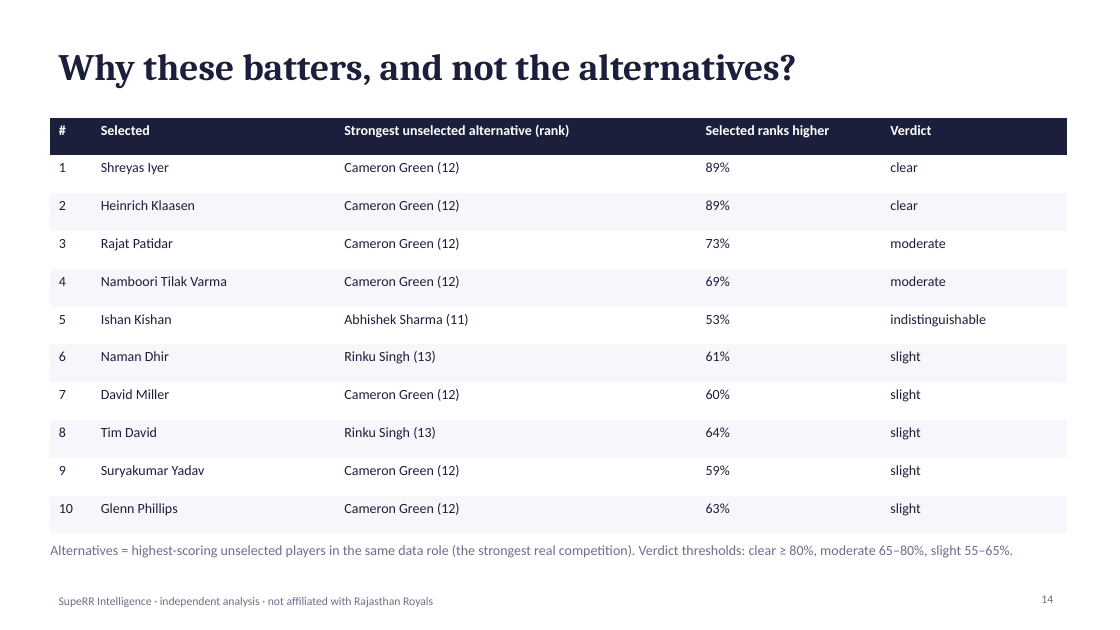
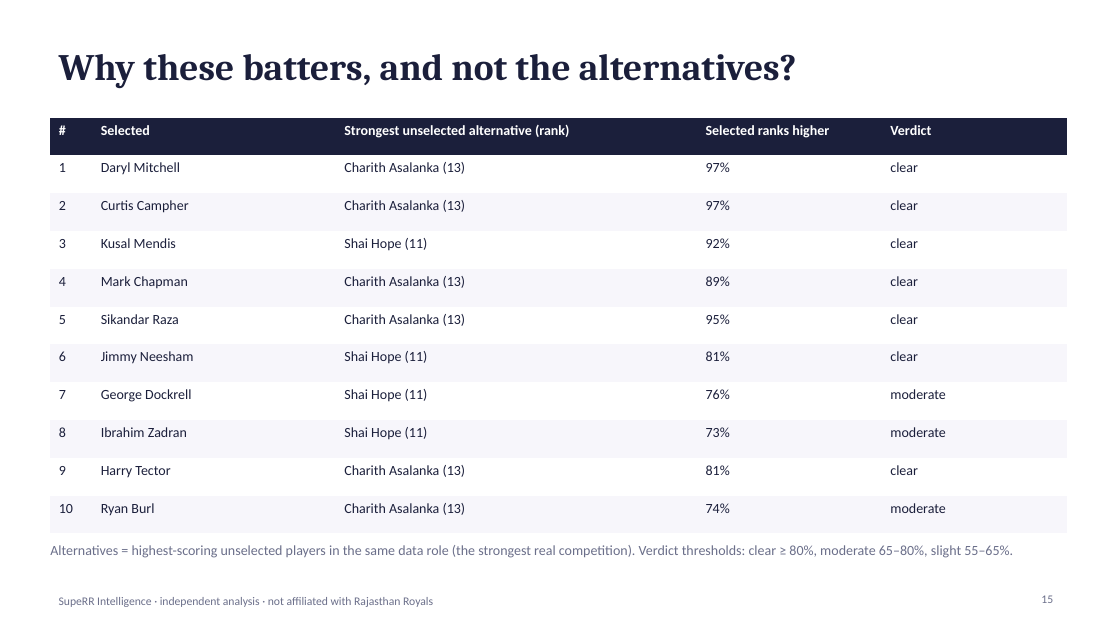
Before and after one commit to Anurag-1902-Patil/RR-Hackathon, a slide deck: slide 15 of reports/presentation.pptx (slide 14 before the commit). Drawn at 1120x630 pixels with LibreOffice and Linux fonts; fonts in the diff are those of the drawing. Boxes give left, top, right and bottom in pixels: in the first picture for what was removed or moved away, otherwise in the second. Text is boxed around its words. In the diff, an @@ line names an element or a change of style, - is before the commit and + after.

```diff
--- a/reports/presentation.pptx
+++ b/reports/presentation.pptx
@@ table at bbox=[50, 118, 1067, 519] @@
-row 2: 1 | Shreyas Iyer | Cameron Green (12) | 89% | clear
+row 2: 1 | Daryl Mitchell | Charith Asalanka (13) | 97% | clear
-row 3: 2 | Heinrich Klaasen | Cameron Green (12) | 89% | clear
+row 3: 2 | Curtis Campher | Charith Asalanka (13) | 97% | clear
-row 4: 3 | Rajat Patidar | Cameron Green (12) | 73% | moderate
+row 4: 3 | Kusal Mendis | Shai Hope (11) | 92% | clear
-row 5: 4 | Namboori Tilak Varma | Cameron Green (12) | 69% | moderate
+row 5: 4 | Mark Chapman | Charith Asalanka (13) | 89% | clear
-row 6: 5 | Ishan Kishan | Abhishek Sharma (11) | 53% | indistinguishable
+row 6: 5 | Sikandar Raza | Charith Asalanka (13) | 95% | clear
-row 7: 6 | Naman Dhir | Rinku Singh (13) | 61% | slight
+row 7: 6 | Jimmy Neesham | Shai Hope (11) | 81% | clear
-row 8: 7 | David Miller | Cameron Green (12) | 60% | slight
+row 8: 7 | George Dockrell | Shai Hope (11) | 76% | moderate
-row 9: 8 | Tim David | Rinku Singh (13) | 64% | slight
+row 9: 8 | Ibrahim Zadran | Shai Hope (11) | 73% | moderate
-row 10: 9 | Suryakumar Yadav | Cameron Green (12) | 59% | slight
+row 10: 9 | Harry Tector | Charith Asalanka (13) | 81% | clear
-row 11: 10 | Glenn Phillips | Cameron Green (12) | 63% | slight
+row 11: 10 | Ryan Burl | Charith Asalanka (13) | 74% | moderate
@@ page number at bbox=[1041, 595, 1053, 603]: text changed @@
-14
+15
```
Also in this commit, not shown: 12 other slides changed, 2 slides added, 1 slide removed, 3 other files.
